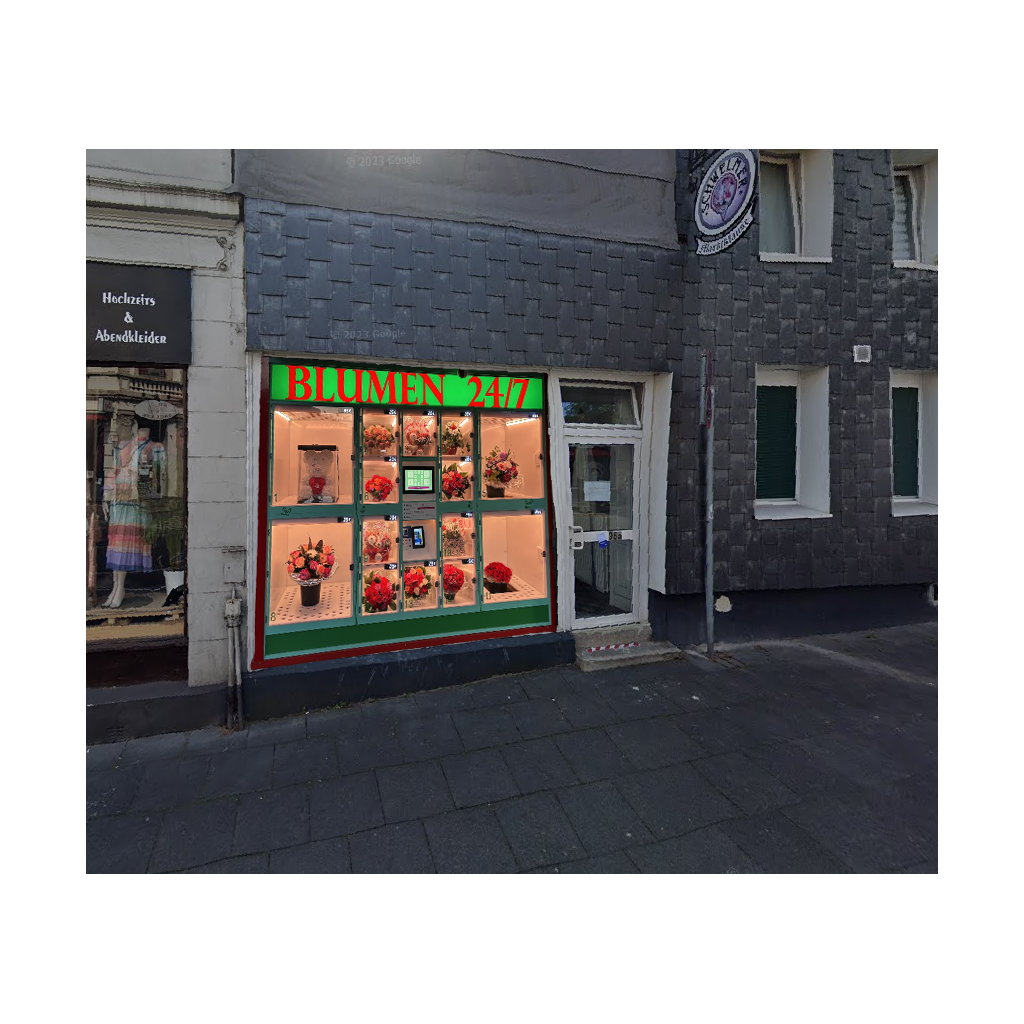
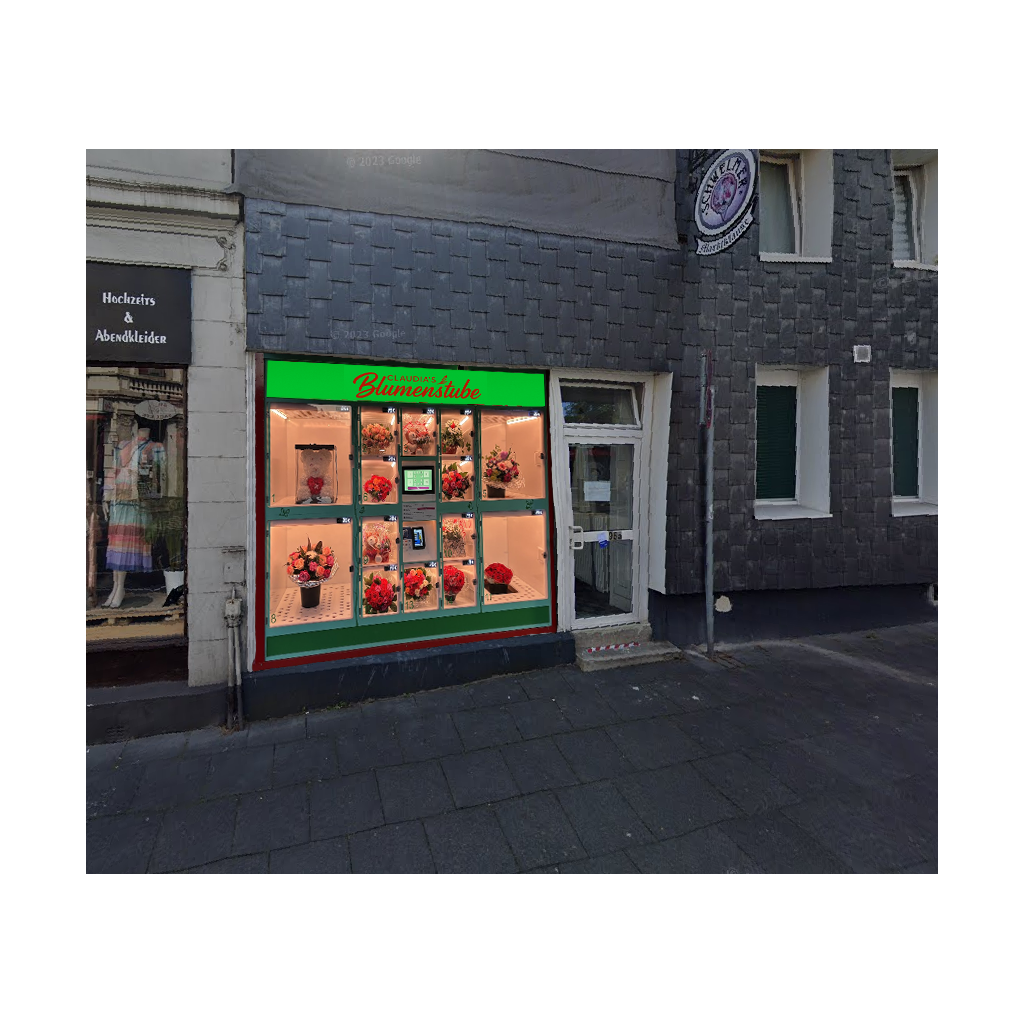
The second 1024 × 1024 image is a revision of the first. Changes to its layers:
removed layer "Layer 2" over [250,356,558,671]
added layer "Layer 8" above "Layer 7" over [344,365,487,403]
added layer "Layer 7" above "Layer 6" over [266,360,545,406]
added layer "Layer 6" above "Layer 5" over [251,351,559,672]